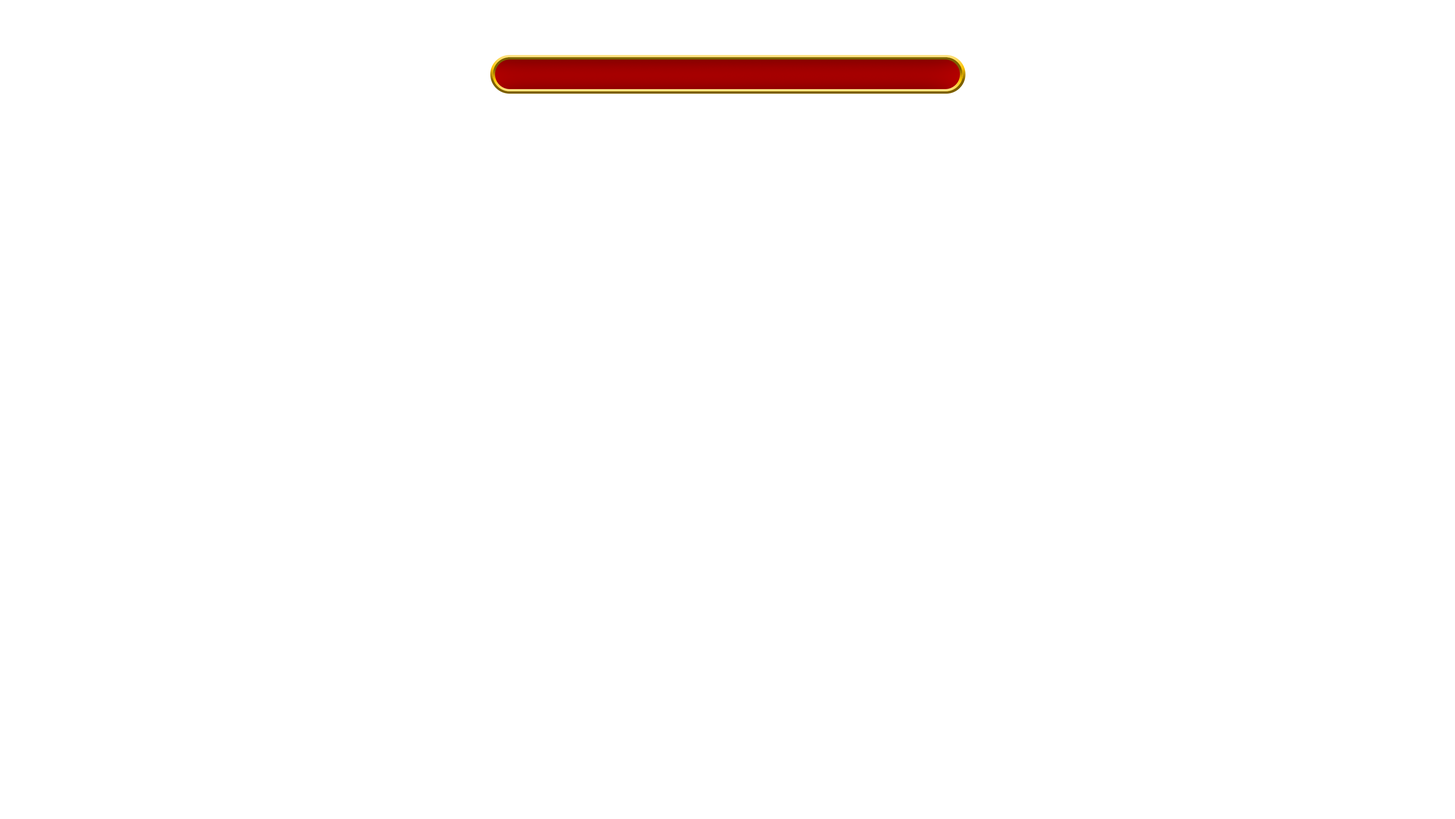
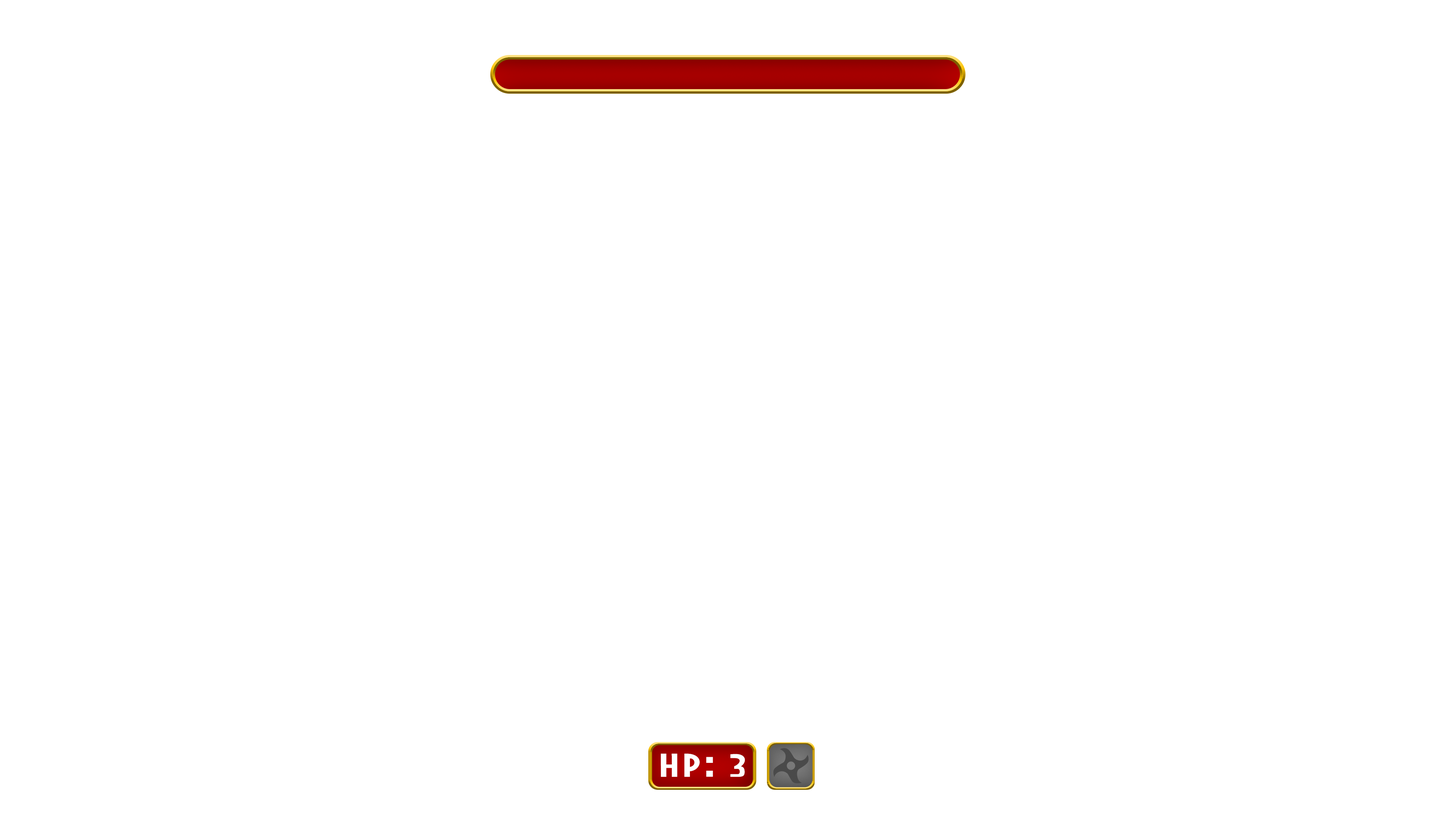
Revision of a layered 1455x819 image; what changed, layer by layer:
hid group "Merged" (9 layers) over [left=648, top=741, right=815, bottom=790]
showed group "Non-Merged" (23 layers) over [left=648, top=741, right=815, bottom=790]
